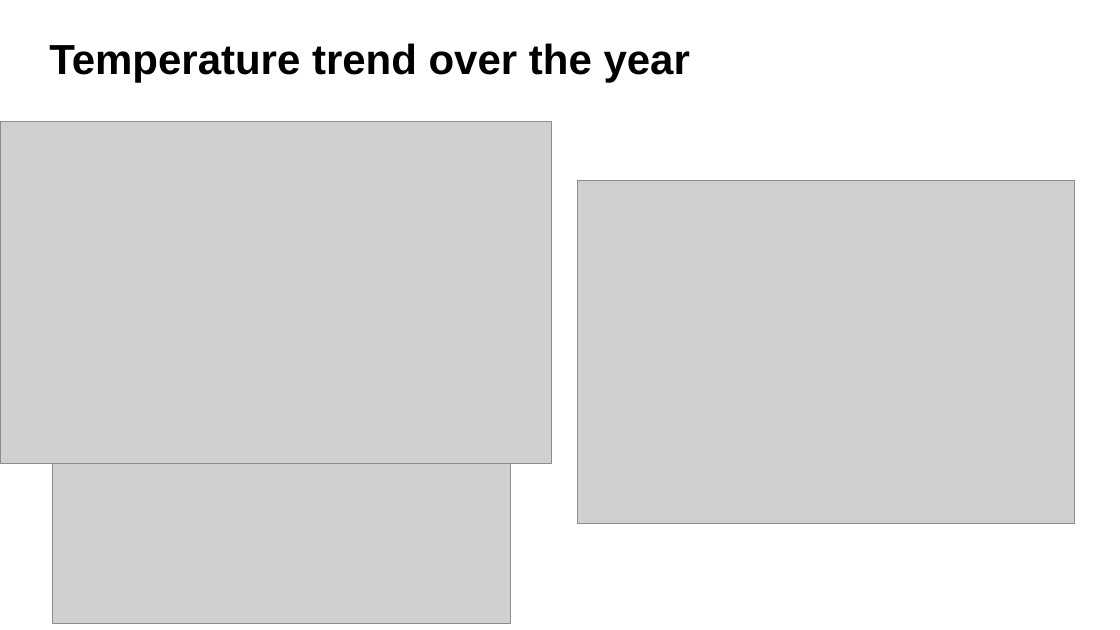
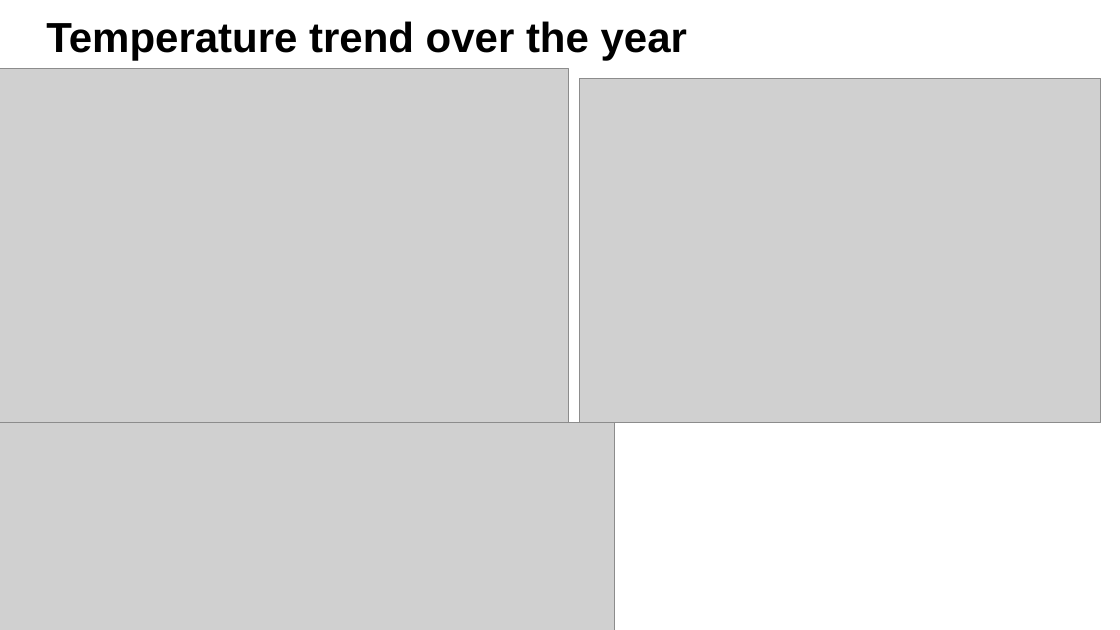
Before and after one commit to mhejazi1989/Final_Project_CMSC6950, a slide deck: slide 4 of Presentation_finalproject_MH_Nov2024.pptx. Drawn at 1120x630 pixels with LibreOffice and Linux fonts; fonts in the diff are those of the drawing; grey boxes stand for pictures. Boxes give left, top, right and bottom in pixels: in the first picture for what was removed or moved away, otherwise in the second. Text is boxed around its words. In the diff, an @@ line names an element or a change of style, - is before the commit and + after.

```diff
--- a/Presentation_finalproject_MH_Nov2024.pptx
+++ b/Presentation_finalproject_MH_Nov2024.pptx
@@ title "Temperature trend over the year": place and size @@
-title "Temperature trend over the year" at (49,43,690,82)
+title "Temperature trend over the year" at (46,21,687,60)
@@ picture: place and size @@
-picture at (0,122,551,464)
+picture at (0,68,569,423)
@@ picture: place and size @@
-picture at (577,181,1075,523)
+picture at (580,78,1102,423)
@@ picture: place and size @@
-picture at (53,463,511,623)
+picture at (0,423,615,630)
```
Also in this commit, not shown: 2 other slides changed, 2 slides added, 2 slides removed, 16 other files.
